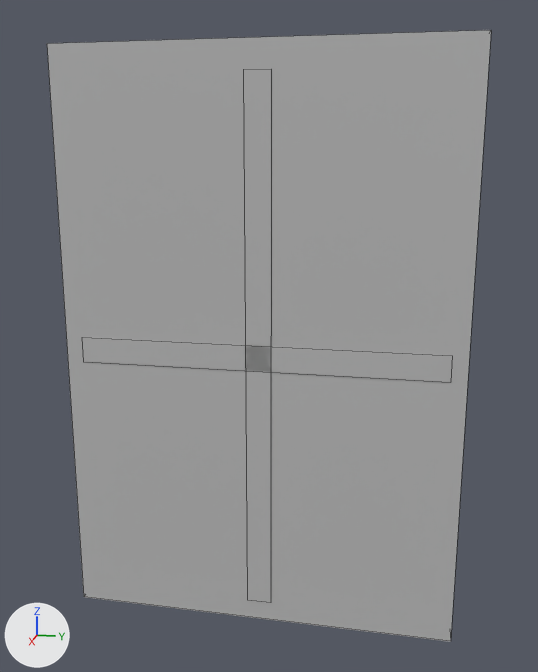
The FBX model Kahlag/Assets/Art/models/Building/BuildingModularPieces/Building_Window_02.fbx, before and after one commit.
Before and after are seen from a camera (50 mm lens) standing at (0.01286, 0.00653, 0.00904) and looking at (-0.00054, 0.00385, 0.00569). Lighting does not change. The marker at lower left points along +X, +Y and +Z. Mesh edges are drawn as thin lines. Where no turn or scale is listed for an object, it has been applied to the vertices.

The first picture shows 'Building_Window_02'.
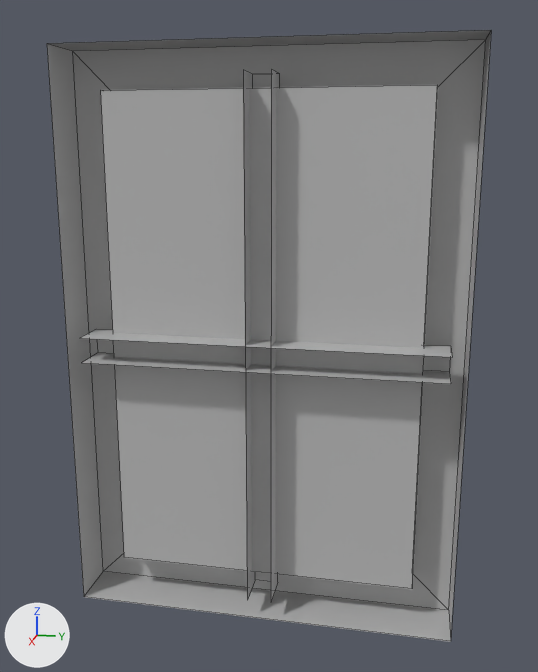
Where the change shows, as pixel boxes (x1, y1, x2, y2) in the pictures (538 x 672 px):
part 1 of me_mesh, cut back
    before: (47, 30, 491, 639)
    after: (81, 329, 452, 384)

The change, as a diff of the scene's bpy script:
```diff
--- a/Kahlag/Assets/Art/models/Building/BuildingModularPieces/Building_Window_02.fbx.py
+++ b/Kahlag/Assets/Art/models/Building/BuildingModularPieces/Building_Window_02.fbx.py
@@ me_mesh @@
 me_mesh.from_pydata(...)  # 32 vertices, 26 faces; spans x -0.00101..0.00001, y 0.0..0.00748, z 0.0..0.01089
 # used by ob_building_window_02; location = (0.0, 0.0, 0.0)
 # verts and faces of me_mesh; kept vertices keep their numbers, new ones are numbered from 32
 # before: 4 (0.0, 0.00748, 0.01089) at pixel (491, 30), 5 (0.0, 0.0, 0.01089) at pixel (46, 43), 6 (0.0, 0.00748, 0.0) at pixel (450, 641), 7 (0.0, 0.0, 0.0) at pixel (83, 596), 16 (-0.00073, 0.00719, 0.00562)
 # before: 17 (-0.00073, 0.00719, 0.00514), 18 (-0.00073, 0.00032, 0.00562), 19 (-0.00073, 0.00032, 0.00514), 20 (0.00001, 0.00032, 0.00562) at pixel (81, 337), 21 (0.00001, 0.00032, 0.00514) at pixel (83, 361)
 # before: 22 (0.00001, 0.00719, 0.00562) at pixel (452, 355), 23 (0.00001, 0.00719, 0.00514) at pixel (450, 382), 24 (-0.00073, 0.004, 0.00038), 25 (-0.00073, 0.00352, 0.00038), 26 (-0.00073, 0.004, 0.01038)
 # before: 27 (-0.00073, 0.00352, 0.01038), 28 (0.00001, 0.004, 0.01038) at pixel (271, 69), 29 (0.00001, 0.00352, 0.01038) at pixel (243, 69), 30 (0.00001, 0.004, 0.00038) at pixel (270, 602), 31 (0.00001, 0.00352, 0.00038) at pixel (247, 600)
+# me_mesh part 1
+delete_faces([(4, 5, 7, 6), (18, 19, 21, 20), (20, 21, 23, 22), (16, 22, 23, 17), (26, 27, 29, 28), (28, 29, 31, 30)])
+delete_faces([(24, 30, 31, 25)])
+for i in [*range(16, 20)]: verts[i] += (0.00008, 0.0, 0.0)
+for i in [*range(20, 24)]: verts[i] += (0.00009, 0.0, 0.0)
 me_mesh.materials.append(mat_lambert1)
```
